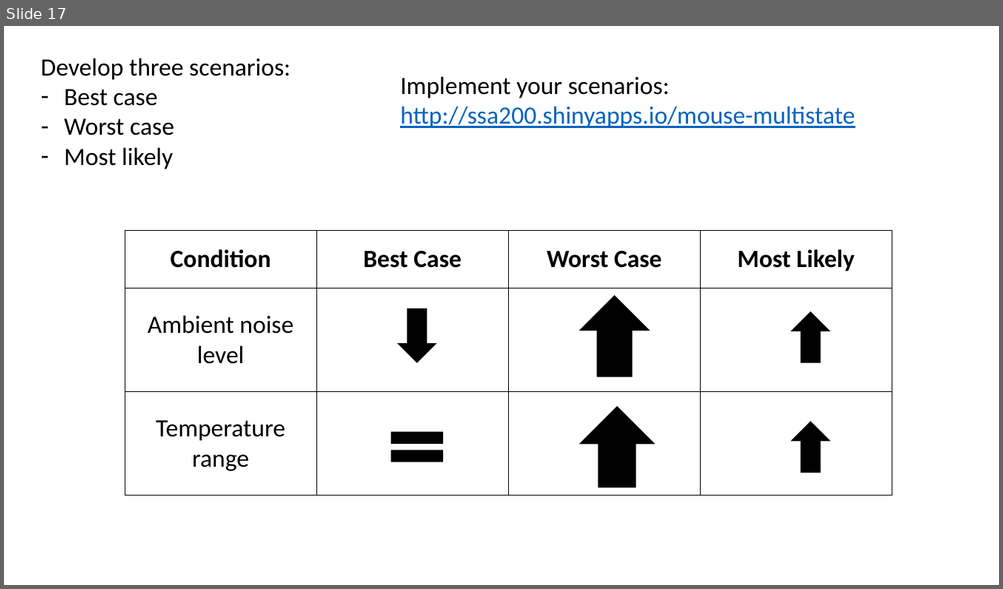
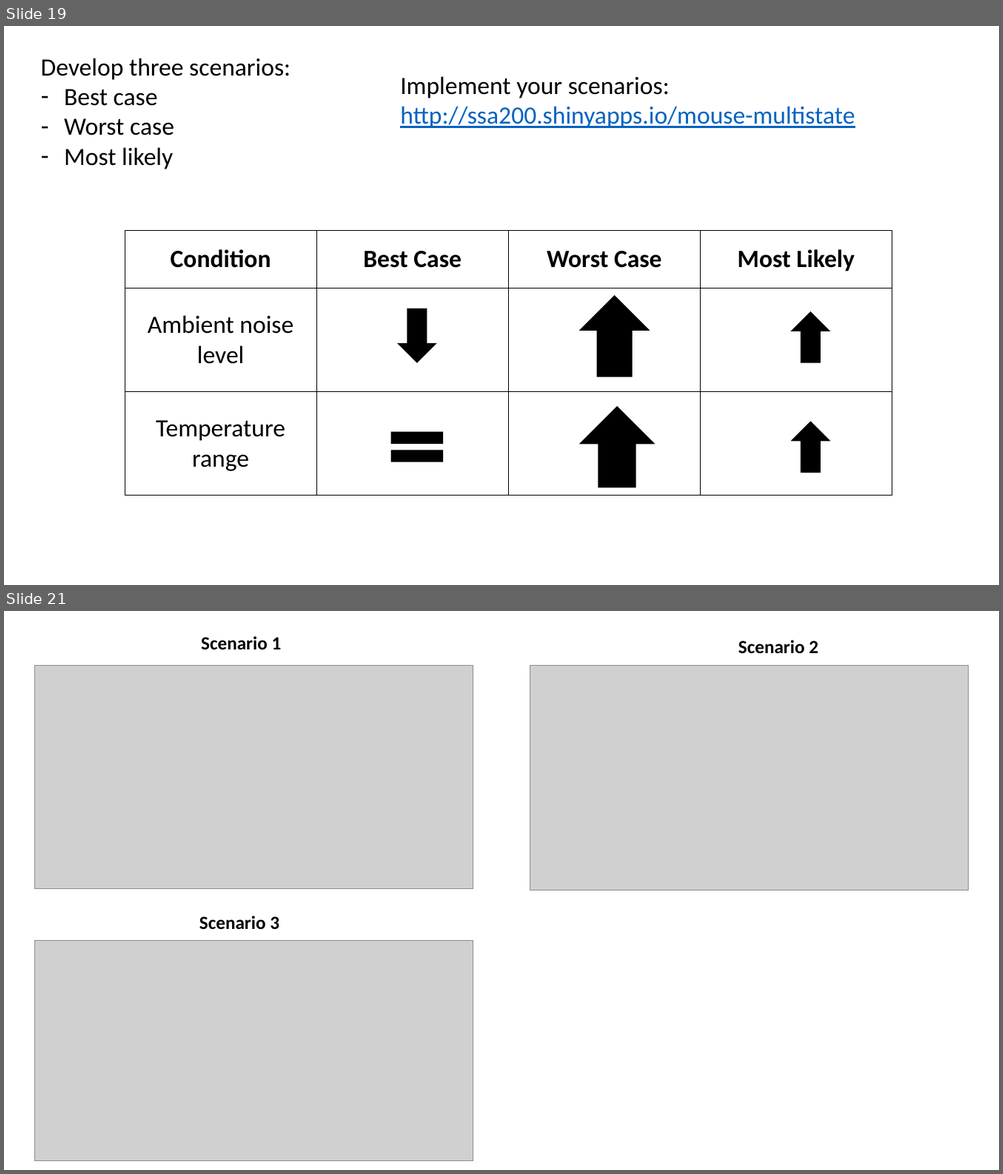
Before and after one commit to annamtucker/ssa-200, a slide deck: static/activities/activity-3.pptx. Shown one above the other, each under a label of ours: slide 17 before the commit, slides 19 and 21 after it; the slides between them are not shown. The pictures are 1003x589 and 1003x1174 pixels, drawn with LibreOffice and Linux fonts; fonts in the diff are those of the drawing; grey boxes stand for pictures; background and template pictures are left out. Boxes give left, top, right and bottom in pixels: in the first picture for what was removed or moved away, otherwise in the second. Text is boxed around its words. In the diff, an @@ line names an element or a change of style, - is before the commit and + after.

```diff
--- a/static/activities/activity-3.pptx
+++ b/static/activities/activity-3.pptx
@@ slide 21 added at <box>4,611,999,1170</box>, background #FFFFFF @@
@@ text added at <box>201,636,282,650</box>, 18 pt, text #000000, bold @@
+Scenario 1
@@ text added at <box>738,640,818,654</box>, 18 pt, text #000000, bold @@
+Scenario 2
@@ picture added at <box>34,666,473,889</box> @@
@@ picture added at <box>529,666,968,891</box> @@
@@ text added at <box>199,916,279,930</box>, 18 pt, text #000000, bold @@
+Scenario 3
@@ picture added at <box>34,941,473,1161</box> @@
@@ what was slide 17 is now slide 19 @@
```
Also in this commit, not shown: 5 slides changed, 2 other slides added, 1 slide removed, 7 other files.
